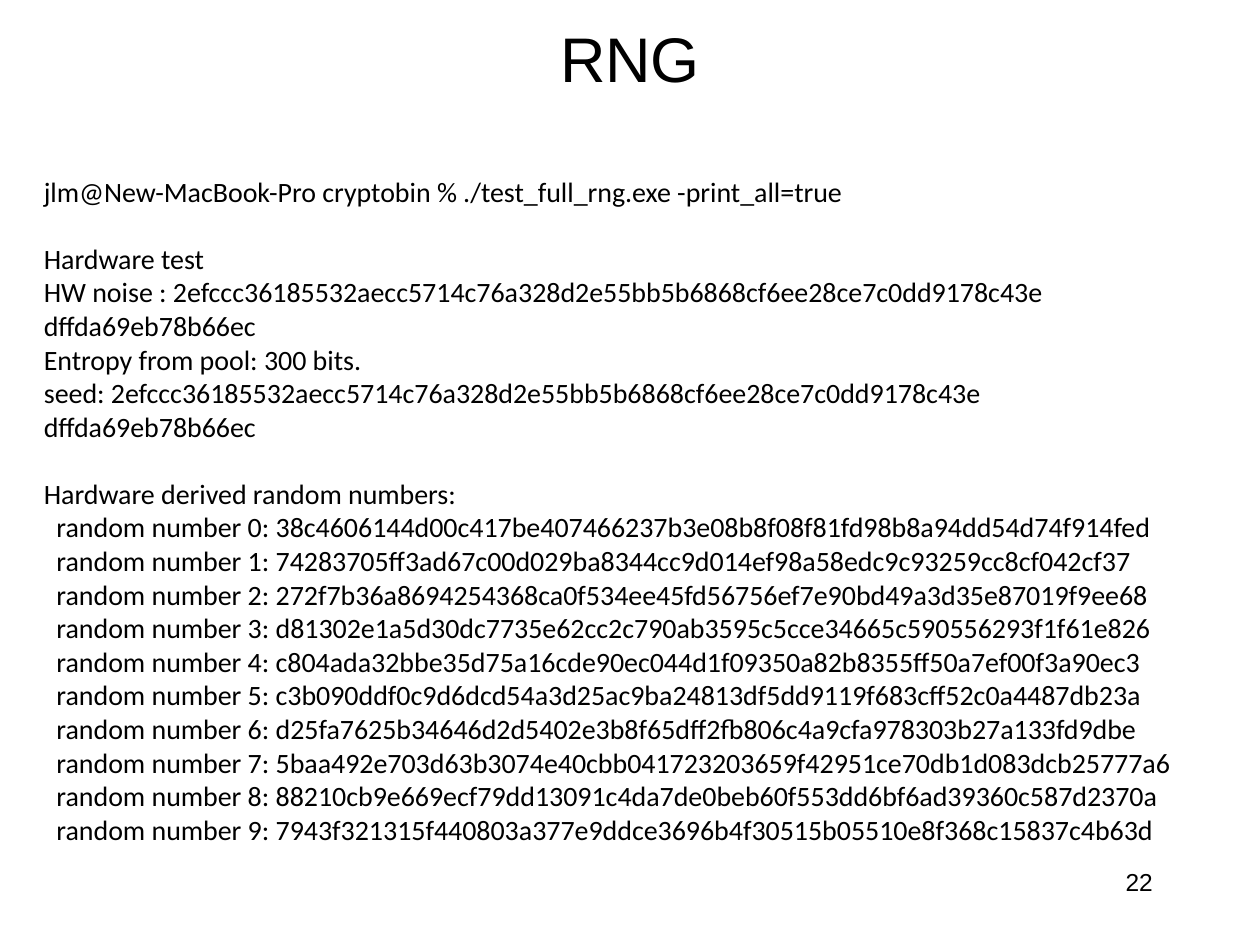
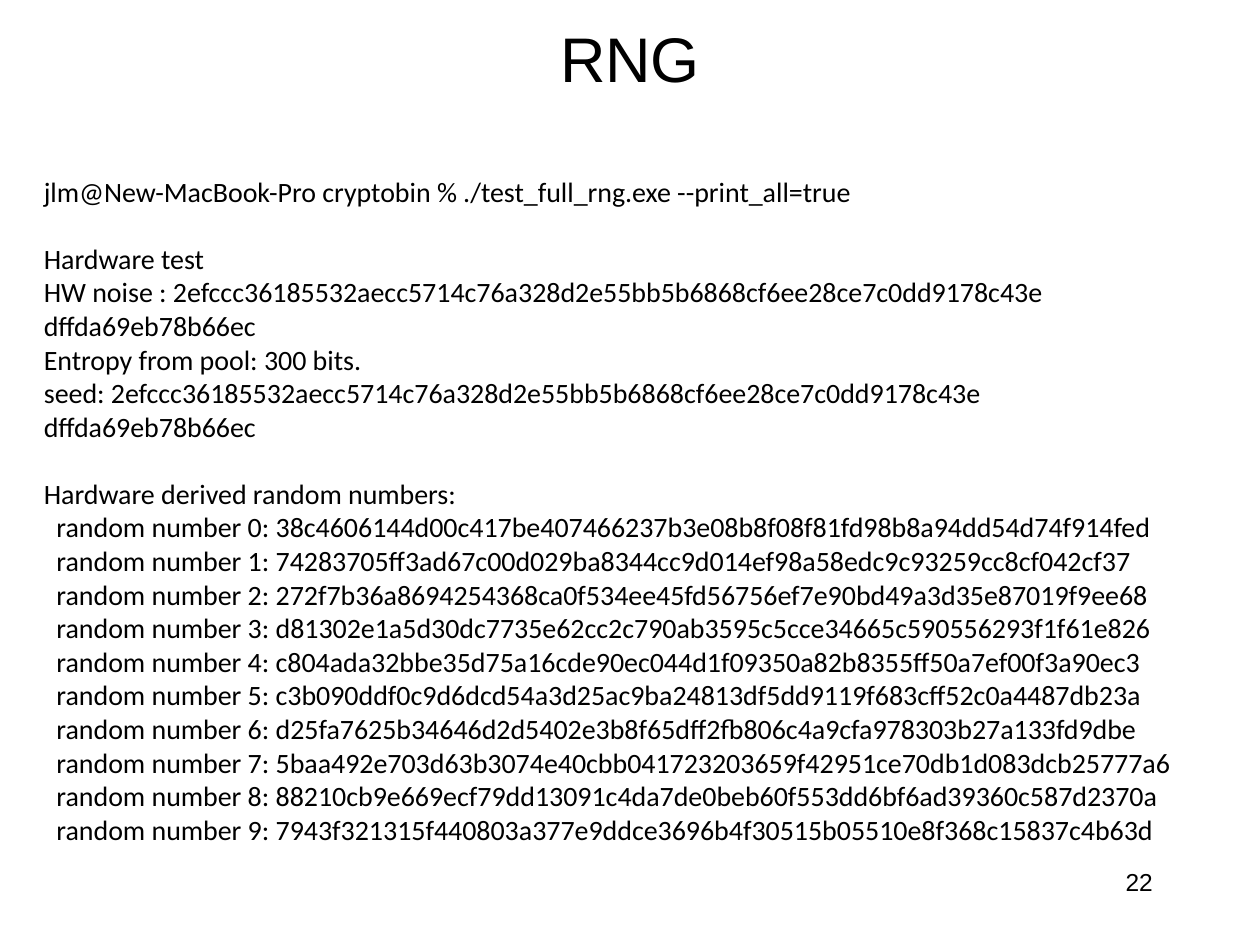
Before and after one commit to jlmucb/class_notes, a slide deck: slide 22 of BerkeleyClass/CS290Spring2013/Lectures/entropy_talk.pptx. Drawn at 1260x945 pixels with LibreOffice and Linux fonts; fonts in the diff are those of the drawing. Boxes give left, top, right and bottom in pixels: in the first picture for what was removed or moved away, otherwise in the second. Text is boxed around its words. In the diff, an @@ line names an element or a change of style, - is before the commit and + after.

Commit message:
spelling

```diff
--- a/BerkeleyClass/CS290Spring2013/Lectures/entropy_talk.pptx
+++ b/BerkeleyClass/CS290Spring2013/Lectures/entropy_talk.pptx
@@ text at [44, 182, 850, 207]: text changed @@
-jlm@New-MacBook-Pro cryptobin % ./test_full_rng.exe -print_all=true
+jlm@New-MacBook-Pro cryptobin % ./test_full_rng.exe --print_all=true
```
Also in this commit, not shown: 2 other slides changed.
